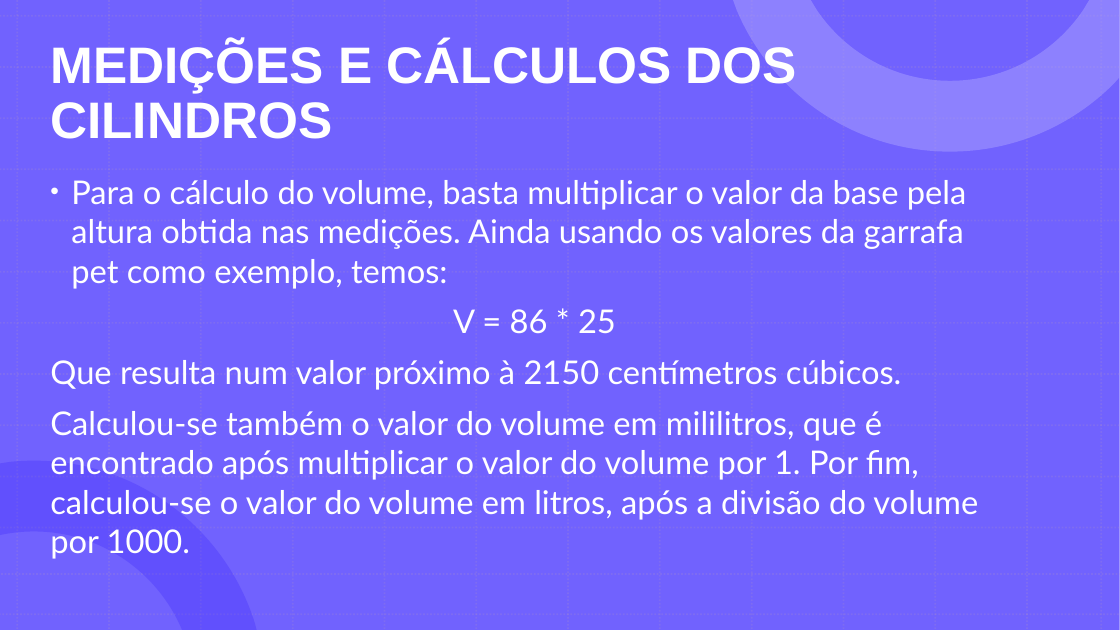
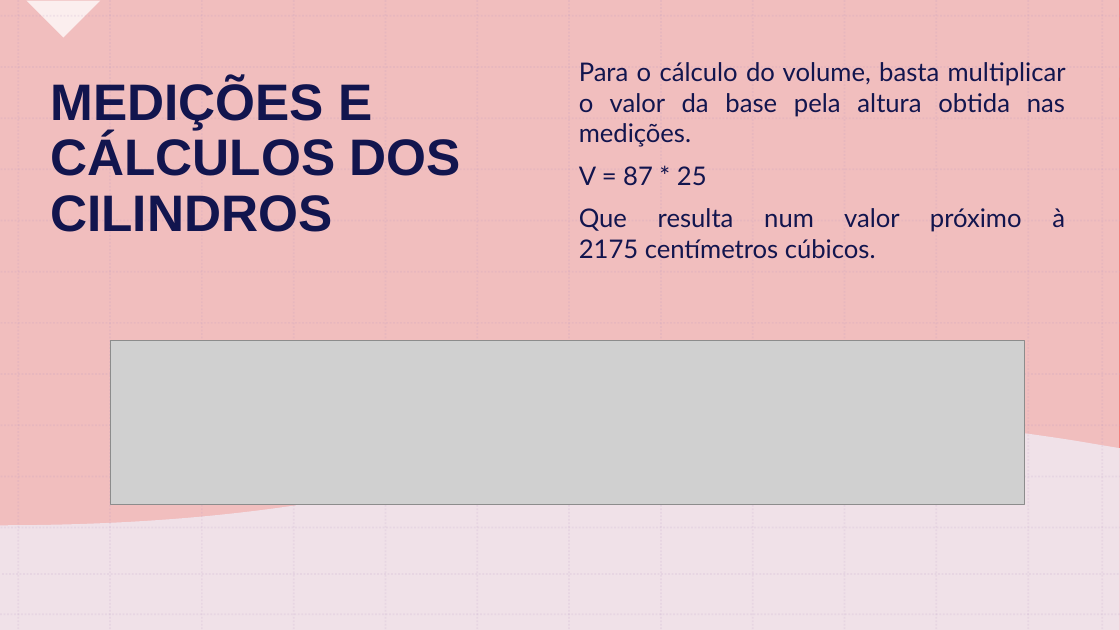
Before and after one commit to GabrielDSS0/ETEC-Coisas-Escolares, a slide deck: slide 16 of 1 etim ds 2022/EAMT/Trabalho Acadêmico/Relatório (a importância dos ecopontos)/A importância da separação dos recicláveis 3/Ecopontos - EAMT.pptx (slide 20 before the commit). Drawn at 1120x630 pixels with LibreOffice and Linux fonts; fonts in the diff are those of the drawing; grey boxes stand for pictures. Boxes give left, top, right and bottom in pixels: in the first picture for what was removed or moved away, otherwise in the second. Text is boxed around its words. In the diff, an @@ line names an element or a change of style, - is before the commit and + after.

```diff
--- a/1 etim ds 2022/EAMT/Trabalho Acadêmico/Relatório (a importância dos ecopontos)/A importância da separação dos recicláveis 3/Ecopontos - EAMT.pptx
+++ b/1 etim ds 2022/EAMT/Trabalho Acadêmico/Relatório (a importância dos ecopontos)/A importância da separação dos recicláveis 3/Ecopontos - EAMT.pptx
@@ background #FFFFFF to #FF0000 @@
@@ rectangle removed at [0, 0, 1120, 630] @@
@@ rectangle added at [0, 0, 1120, 630], fill #FF0000 @@
@@ rectangle added at [0, 0, 1120, 630], fill #EEEEEE at 80% opacity @@
@@ right triangle added at [26, 0, 100, 38], fill #FFFFFF at 75% opacity @@
@@ title "MEDIÇÕES E CÁLCULOS DOS CILINDROS": place and size @@
-title "MEDIÇÕES E CÁLCULOS DOS CILINDROS" at [50, 42, 797, 139]
+title "MEDIÇÕES E CÁLCULOS DOS CILINDROS" at [50, 79, 461, 232]
@@ title "MEDIÇÕES E CÁLCULOS DOS CILINDROS" at [50, 79, 461, 232]: text colour #FFFFFF to #12154E @@
@@ text "Para o cálculo do volume, ..." at [579, 62, 1066, 259]: vertical alignment top to middle @@
@@ text at [579, 62, 1066, 259]: text changed; size 28 to 22 pt; text colour #FFFFFF to #12154E @@
-• Para o cálculo do volume, basta multiplicar o valor da base pela altura obtida nas medições. Ainda usando os valores da garrafa pet como exemplo, temos:
-V = 86 * 25
-Que resulta num valor próximo à 2150 centímetros cúbicos.
-Calculou-se também o valor do volume em mililitros, que é encontrado após multiplicar o valor do volume por 1. Por fim, calculou-se o valor do volume em litros, após a divisão do volume por 1000.
+Para o cálculo do volume, basta multiplicar o valor da base pela altura obtida nas medições.
+V = 87 * 25
+Que resulta num valor próximo à 2175 centímetros cúbicos.
@@ picture added at [110, 340, 1024, 505] @@
@@ freeform shape added at [0, 418, 1120, 630], fill #F0EAF3 at 80% opacity @@
@@ group added at [0, 0, 1120, 630]: 26 lines @@
```
Also in this commit, not shown: 18 other slides changed, 9 slides added, 9 slides removed, 1 other file.
